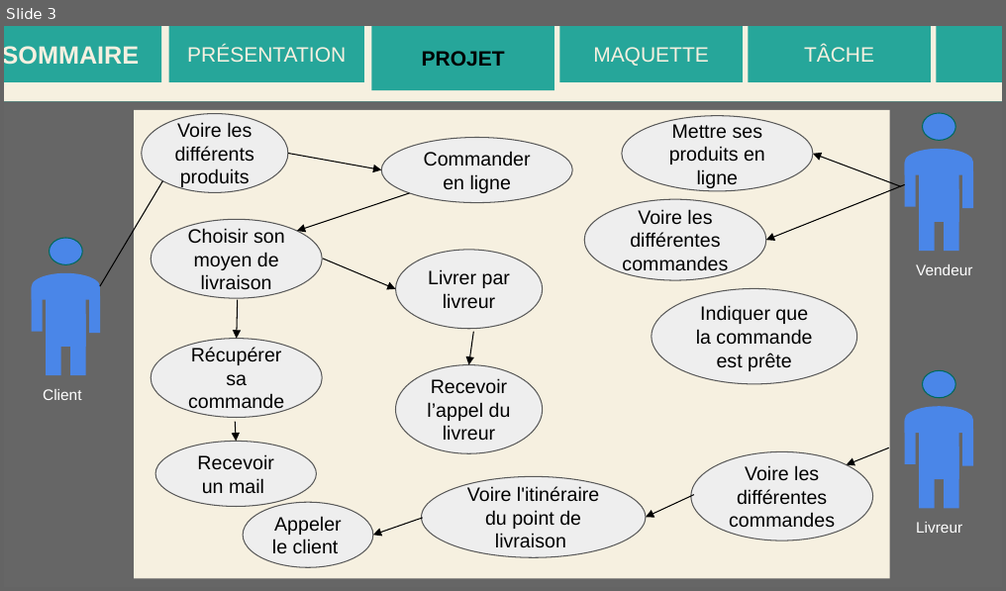
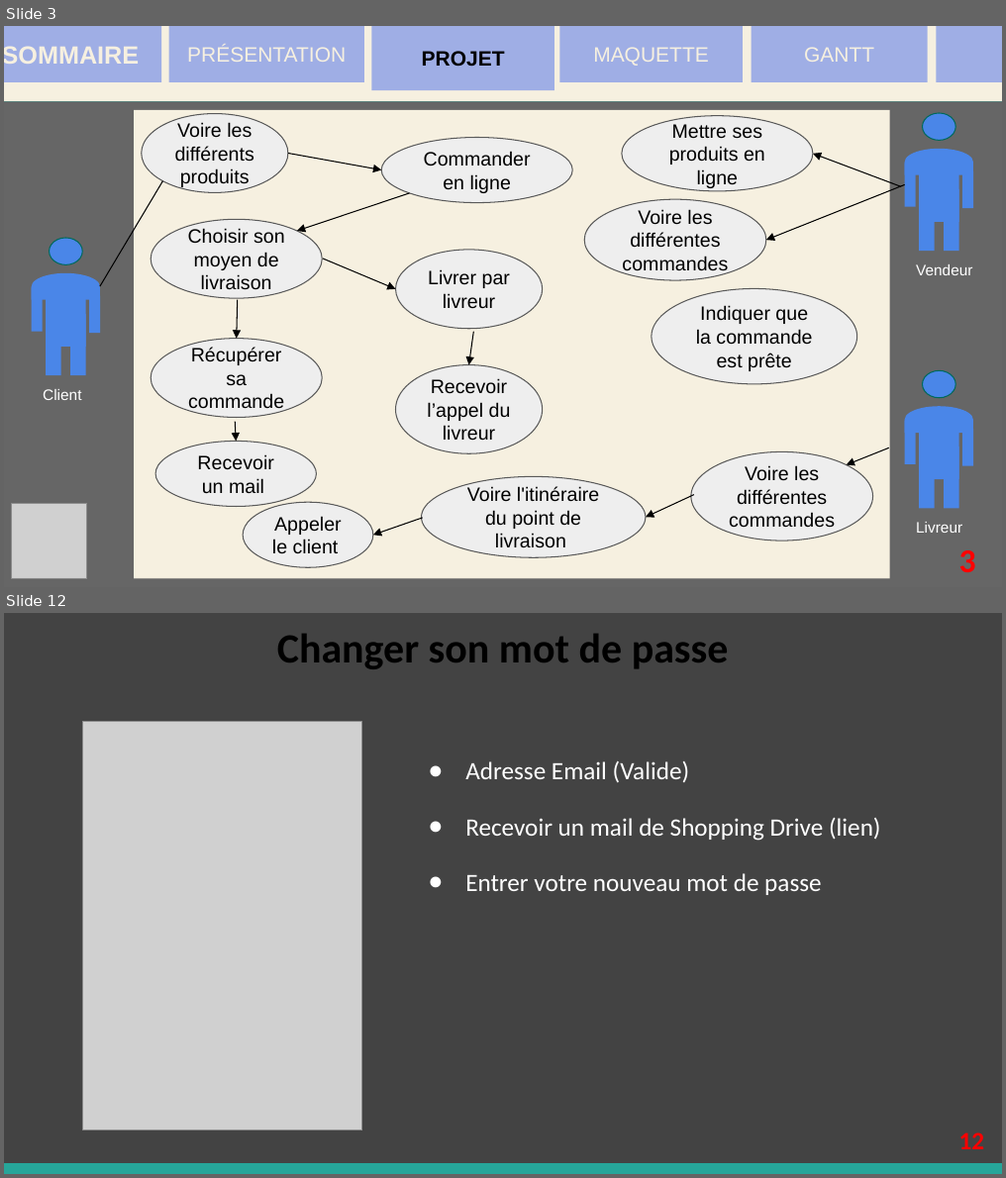
Before and after one commit to JDevs10/Shopping-Drive, a slide deck: docs/ShoppingDrive.pptx. Shown one above the other, each under a label of ours: slide 3 before the commit, slides 3 and 12 after it; the slides between them are not shown. The pictures are 1006x591 and 1006x1178 pixels, drawn with LibreOffice and Linux fonts; fonts in the diff are those of the drawing; grey boxes stand for pictures. Boxes give left, top, right and bottom in pixels: in the first picture for what was removed or moved away, otherwise in the second. Text is boxed around its words. In the diff, an @@ line names an element or a change of style, - is before the commit and + after.

```diff
--- a/docs/ShoppingDrive.pptx
+++ b/docs/ShoppingDrive.pptx
@@ slide 12 added at bbox=[4, 613, 1002, 1174], background #434343 @@
@@ title added at bbox=[277, 634, 729, 669], 30 pt, text #000000, bold @@
+Changer son mot de passe
@@ picture added at bbox=[83, 722, 362, 1131] @@
@@ text added at bbox=[465, 761, 690, 783], 18 pt, text #FFFFFF @@
+● Adresse Email (Valide)
@@ text added at bbox=[465, 818, 881, 841], 18 pt, text #FFFFFF @@
+● Recevoir un mail de Shopping Drive (lien)
@@ text added at bbox=[465, 873, 822, 895], 18 pt, text #FFFFFF @@
+● Entrer votre nouveau mot de passe
@@ text added at bbox=[959, 1133, 985, 1150], 18 pt, text #FF0000, bold @@
+12
@@ rectangle added at bbox=[4, 1163, 1002, 1174], fill #26A69A @@
@@ slide 3 changed as well @@
@@ fill #26A69A to #9FAEE5 in 6 elements at bbox=[4, 26, 161, 82], bbox=[168, 26, 364, 82], bbox=[372, 26, 554, 91], bbox=[559, 26, 743, 82], bbox=[936, 26, 1002, 82], bbox=[751, 26, 928, 82] @@
@@ rectangle "GANTT": place and size @@
-rectangle "GANTT" at bbox=[747, 26, 930, 82]
+rectangle "GANTT" at bbox=[751, 26, 928, 82]
@@ text in rectangle at bbox=[804, 47, 874, 62]: text changed @@
-TÂCHE
+GANTT
@@ picture added at bbox=[12, 504, 88, 579] @@
@@ text added at bbox=[959, 551, 976, 572], 24 pt, text #FF0000, bold @@
+3
```
Also in this commit, not shown: 6 other slides changed, 6 other slides added, 9 other files.
